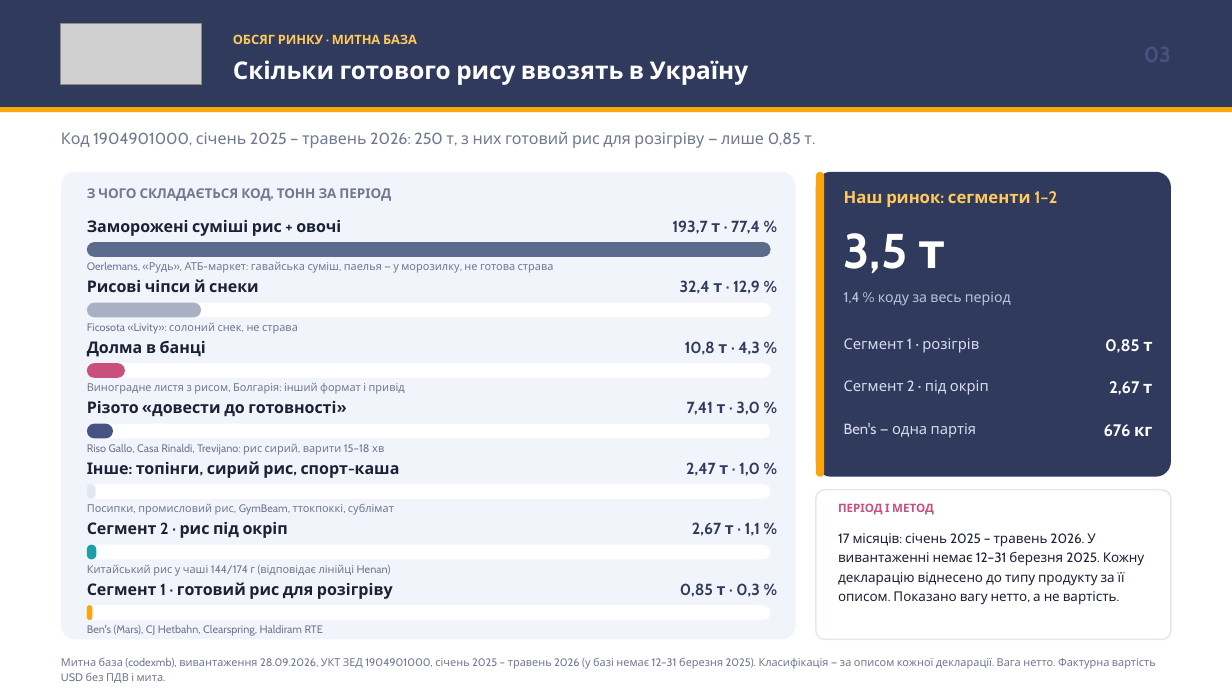
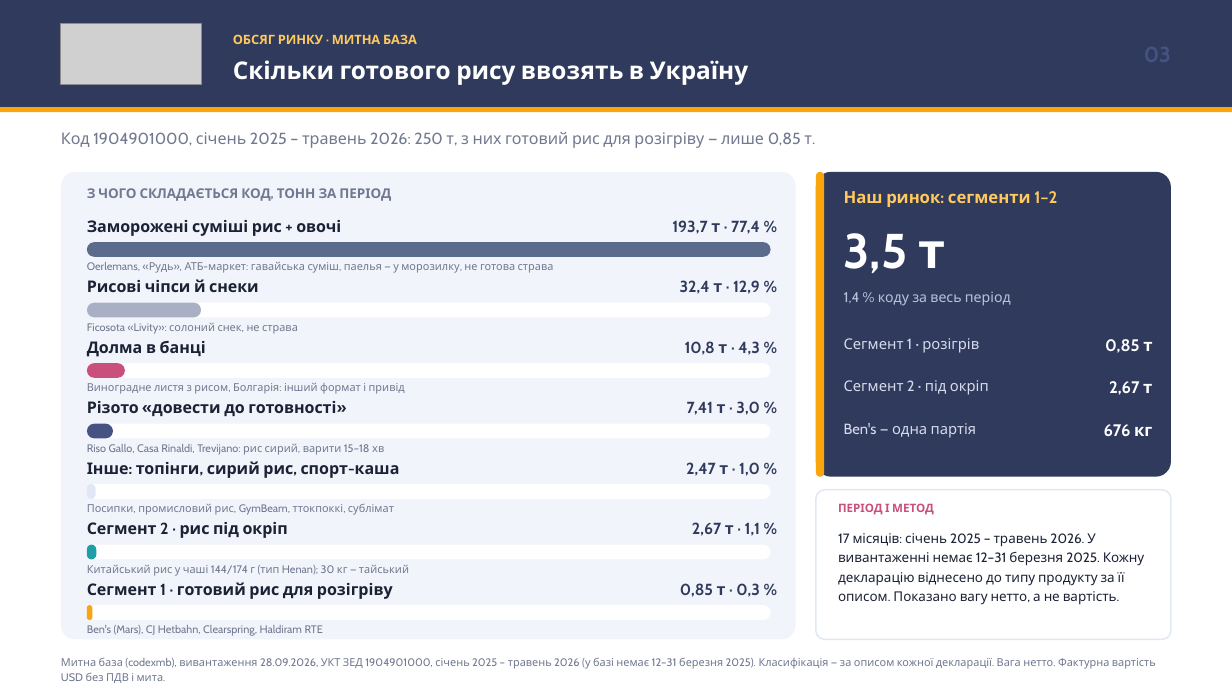
Before and after one commit to IllyaChaplygin/Chaplygin-Illya, a slide deck: slide 3 of market-research/Gotovyi_Rys_Final_v2.pptx. Drawn at 1232x693 pixels with LibreOffice and Linux fonts; fonts in the diff are those of the drawing; grey boxes stand for pictures. Boxes give left, top, right and bottom in pixels: in the first picture for what was removed or moved away, otherwise in the second. Text is boxed around its words. In the diff, an @@ line names an element or a change of style, - is before the commit and + after.

```diff
--- a/market-research/Gotovyi_Rys_Final_v2.pptx
+++ b/market-research/Gotovyi_Rys_Final_v2.pptx
@@ text at (87, 565, 409, 576): text changed @@
-Китайський рис у чаші 144/174 г (відповідає лінійці Henan)
+Китайський рис у чаші 144/174 г (тип Henan); 30 кг — тайський
```
Also in this commit, not shown: 9 other slides changed, 4 slides added, 1 slide removed, 5 other files.
